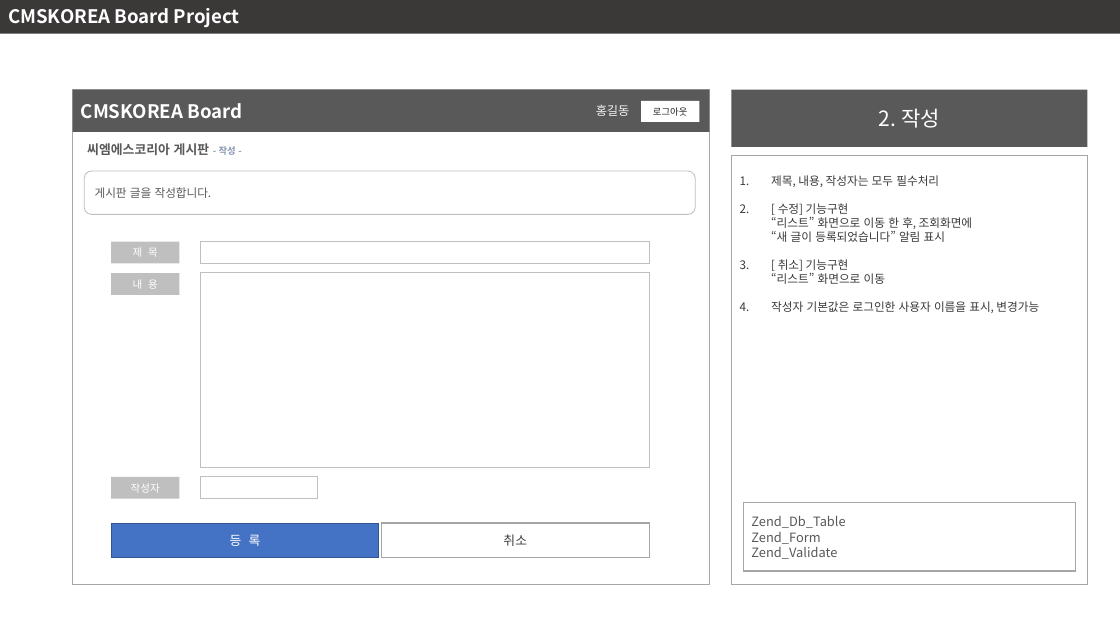
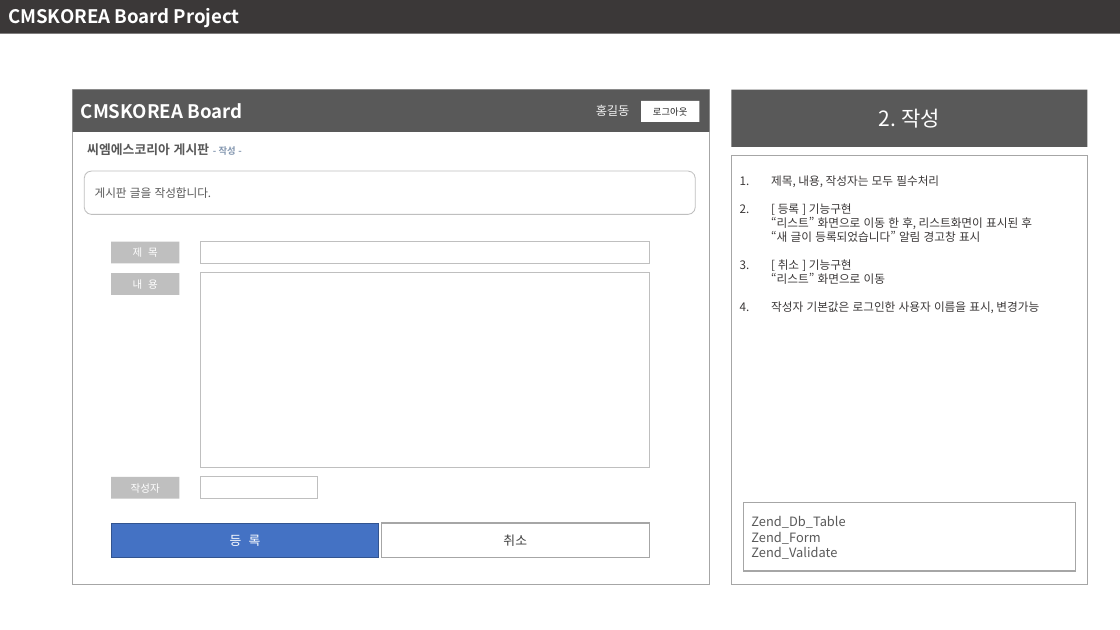
Before and after one commit to jinwon-cmskorea/cmskorea_board_class, a slide deck: slide 5 of documents/신입프로젝트_게시판_수정.pptx. Drawn at 1120x630 pixels with LibreOffice and Linux fonts; fonts in the diff are those of the drawing. Boxes give left, top, right and bottom in pixels: in the first picture for what was removed or moved away, otherwise in the second. Text is boxed around its words. In the diff, an @@ line names an element or a change of style, - is before the commit and + after.

```diff
--- a/documents/신입프로젝트_게시판_수정.pptx
+++ b/documents/신입프로젝트_게시판_수정.pptx
@@ text in rectangle at (771, 203, 1032, 284): text changed @@
-2. [ 수정] 기능구현
-   “리스트” 화면으로 이동 한 후, 조회화면에
-   “새 글이 등록되었습니다” 알림 표시
-3. [ 취소] 기능구현
-   “리스트” 화면으로 이동
+2. [ 등록 ] 기능구현
+   “리스트” 화면으로 이동 한 후, 리스트화면이 표시된 후
+   “새 글이 등록되었습니다” 알림 경고창 표시
+3. [ 취소 ] 기능구현
+   “리스트” 화면으로 이동
```
Also in this commit, not shown: 4 other slides changed, 3 other files.
